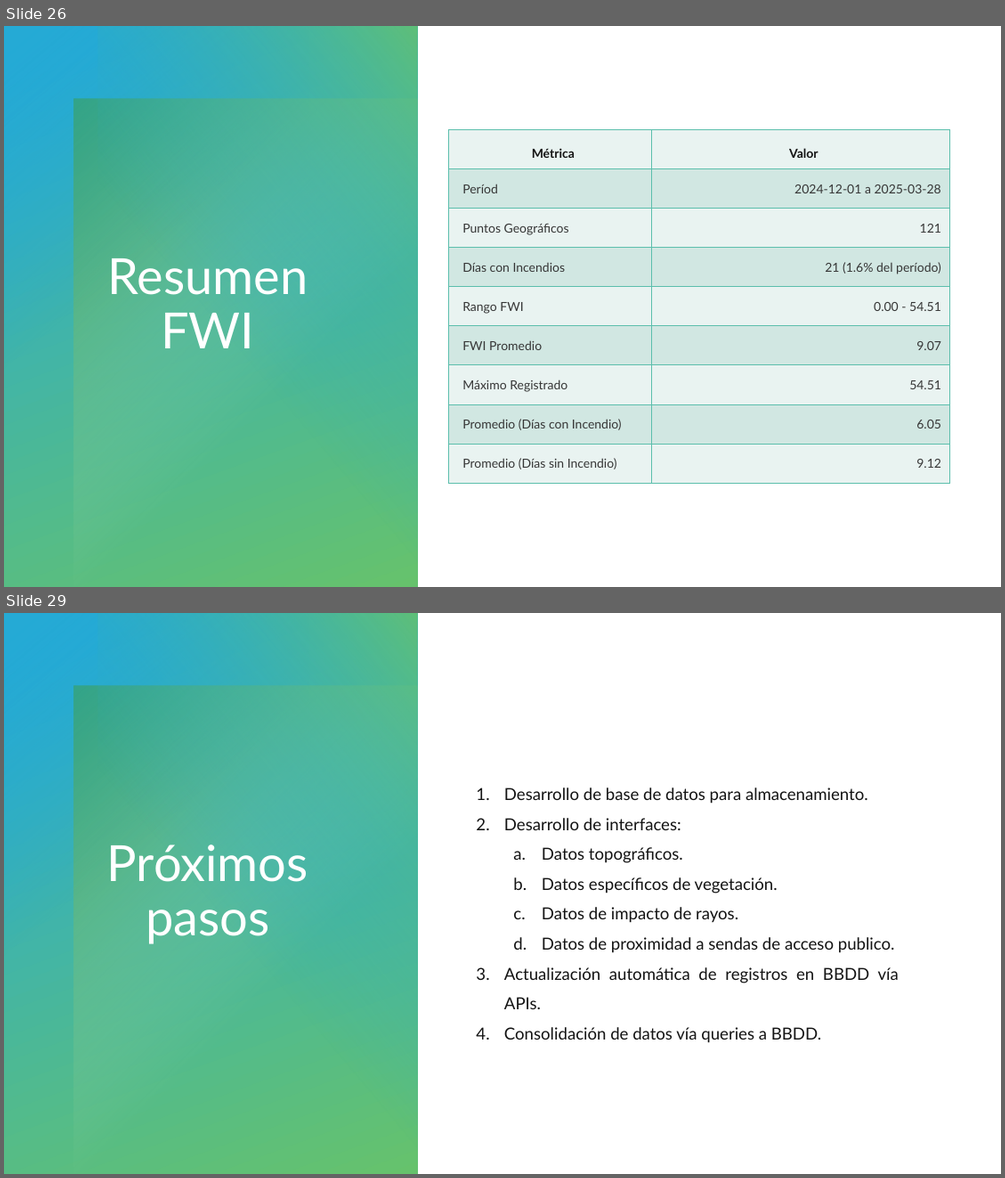
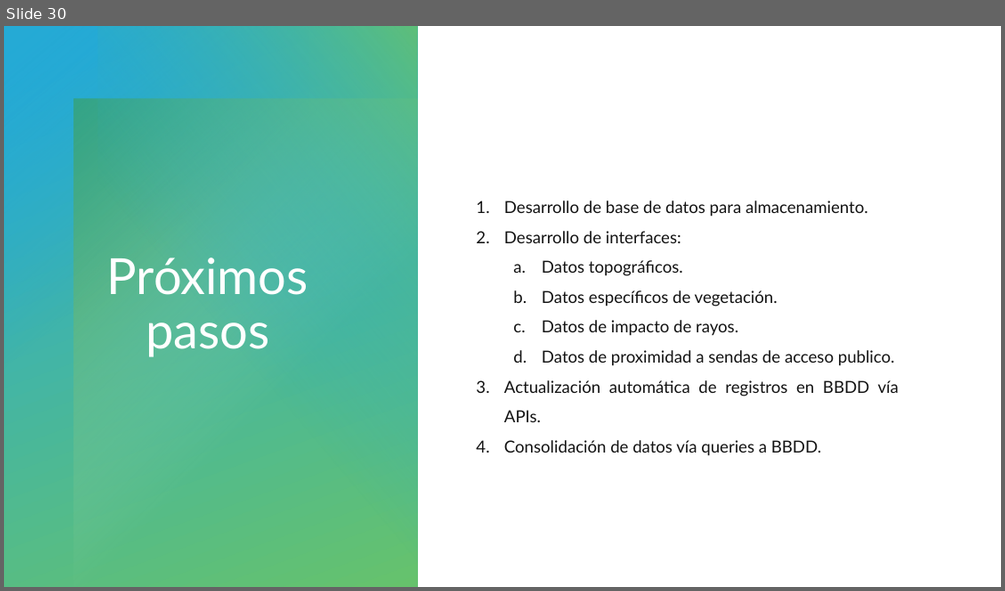
Before and after one commit to HunterCitto/199---Seminario-Final, a slide deck: docs/Entregas/Presentación/Incendios forestales de la Patagonia Andina - Pública.pptx. Shown one above the other, each under a label of ours: slides 26 and 29 before the commit, slide 30 after it; the slides between them are not shown. The pictures are 1005x1178 and 1005x591 pixels, drawn with LibreOffice and Linux fonts; fonts in the diff are those of the drawing. Boxes give left, top, right and bottom in pixels: in the first picture for what was removed or moved away, otherwise in the second. Text is boxed around its words. In the diff, an @@ line names an element or a change of style, - is before the commit and + after.

```diff
--- a/docs/Entregas/Presentación/Incendios forestales de la Patagonia Andina - Pública.pptx
+++ b/docs/Entregas/Presentación/Incendios forestales de la Patagonia Andina - Pública.pptx
@@ slide 26 removed at (4,26,1001,587), background #FFFFFF; not listed: 4 template elements that a slide beside it also shows @@
@@ table removed at (449,130,950,483), 9 rows, 2 columns @@
-Métrica | Valor
-Períod | 2024-12-01 a 2025-03-28
-Puntos Geográficos | 121
-Días con Incendios | 21 (1.6% del período)
-Rango FWI | 0.00 - 54.51
-FWI Promedio | 9.07
-Máximo Registrado | 54.51
-Promedio (Días con Incendio) | 6.05
-Promedio (Días sin Incendio) | 9.12
@@ text removed at (107,258,307,348) @@
-Resumen FWI
@@ what was slide 29 is now slide 30 @@
```
Also in this commit, not shown: 8 slides changed, 9 slides added, 7 other slides removed, 7 other files.
